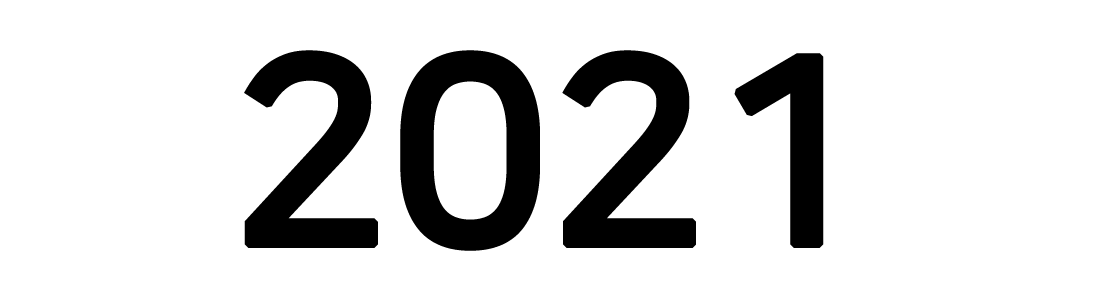
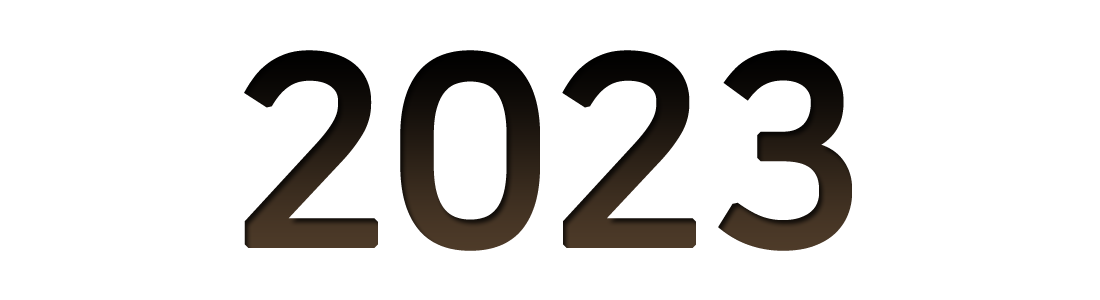
Comparing the layer stacks of the two w=1100, h=300 images. Changes:
showed group "effect1" (9 layers) over [244, 50, 852, 251]
added layer "2023 copy 2" in group "effect1" over [244, 50, 852, 251]
hid group "origin" (9 layers) over [244, 50, 852, 251]
hid "2021 copy" over [244, 50, 824, 251]
hid group "text" (9 layers) over [244, 50, 852, 237]
